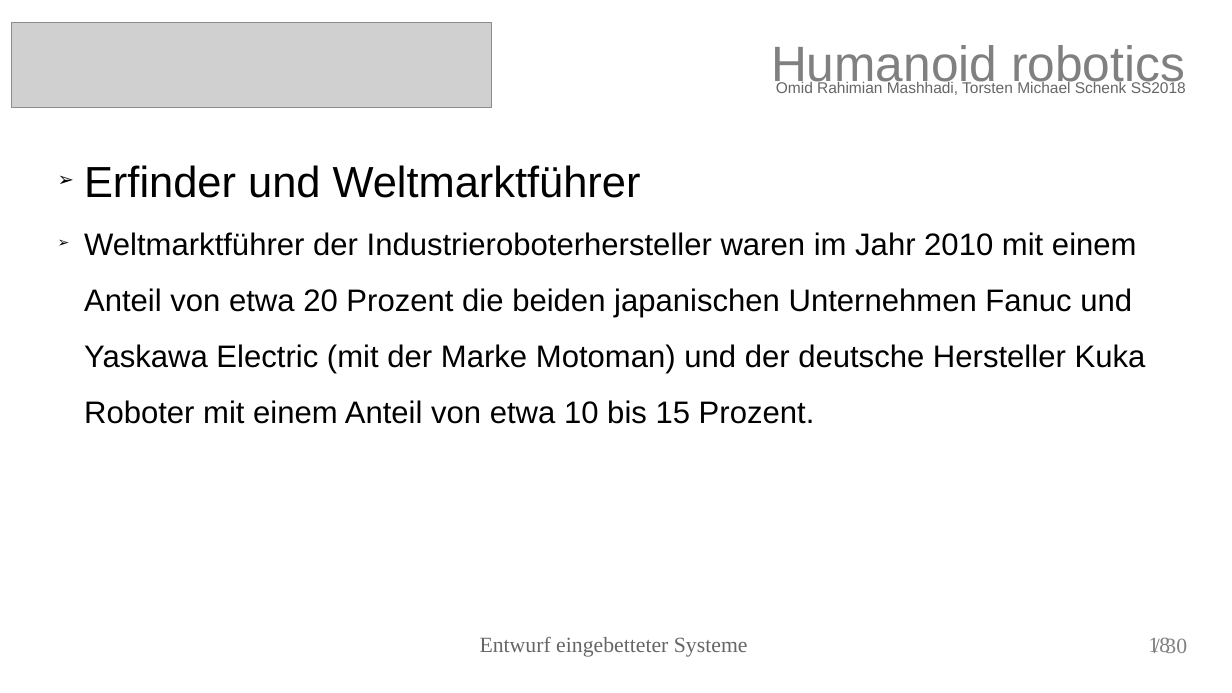
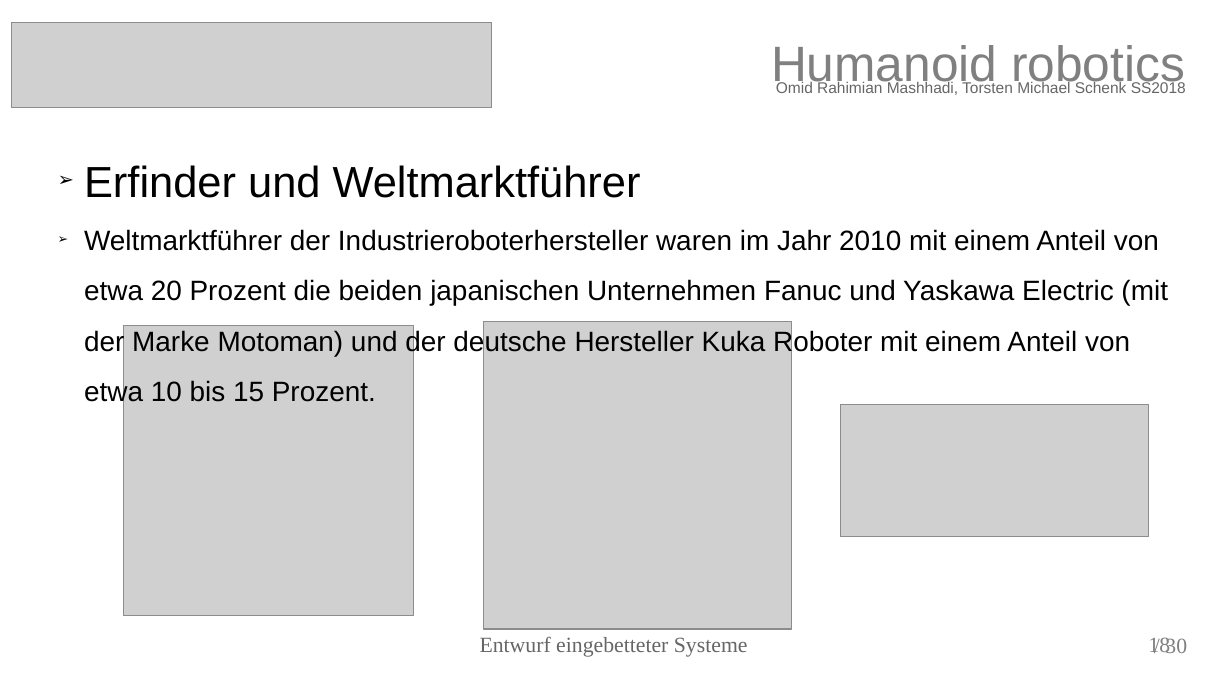
Before and after one commit to torstenschenk/beuth-avatar-ss2018, a slide deck: slide 18 of Presentation/HumanoidRobotic.odp. Drawn at 1232x693 pixels with LibreOffice and Linux fonts; fonts in the diff are those of the drawing; grey boxes stand for pictures. Boxes give left, top, right and bottom in pixels: in the first picture for what was removed or moved away, otherwise in the second. Text is boxed around its words. In the diff, an @@ line names an element or a change of style, - is before the commit and + after.

```diff
--- a/Presentation/HumanoidRobotic.odp
+++ b/Presentation/HumanoidRobotic.odp
@@ text at bbox=[84, 229, 1168, 406]: size 20 to 18 pt @@
@@ picture added at bbox=[123, 325, 414, 616] @@
@@ picture added at bbox=[484, 321, 793, 629] @@
@@ picture added at bbox=[841, 405, 1149, 537] @@
```
Also in this commit, not shown: 8 other slides changed, 4 other files.
